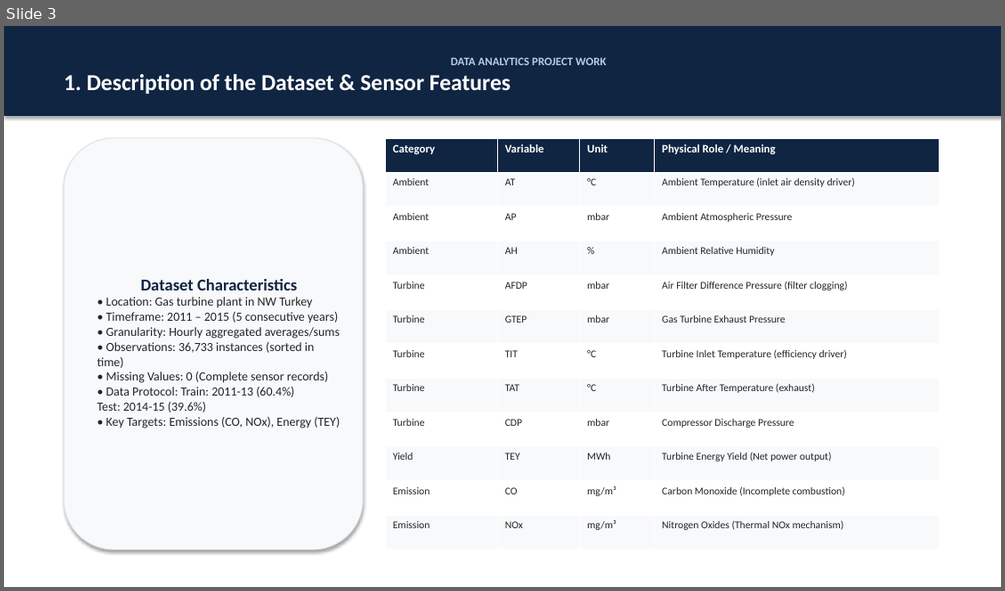
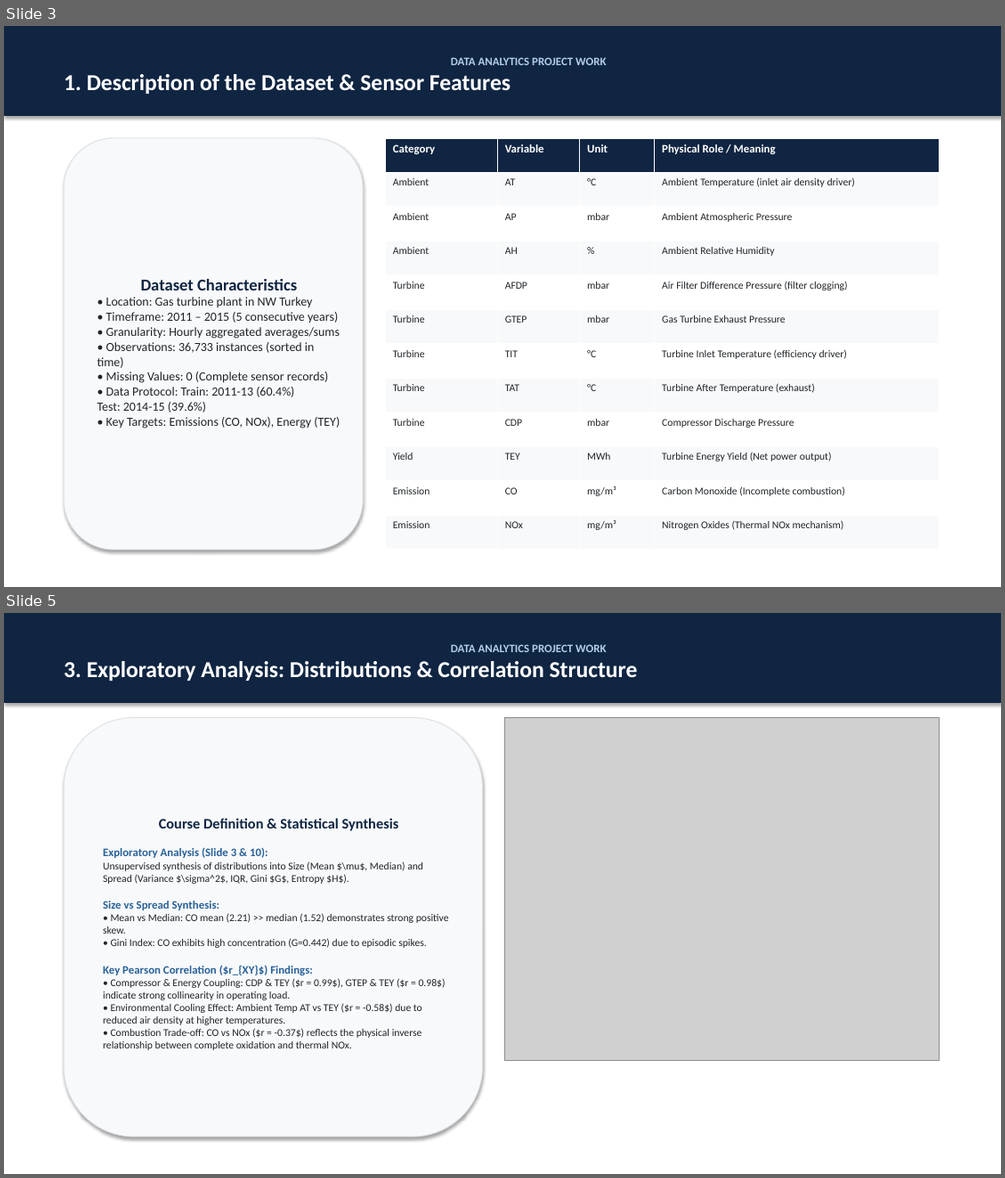
Before and after one commit to guidomariadifiore/DataAnalysisProject, a slide deck: presentation.pptx. Shown one above the other, each under a label of ours: slide 3 before the commit, slides 3 and 5 after it; the slides between them are not shown. The pictures are 1005x591 and 1005x1178 pixels, drawn with LibreOffice and Linux fonts; fonts in the diff are those of the drawing; grey boxes stand for pictures. Boxes give left, top, right and bottom in pixels: in the first picture for what was removed or moved away, otherwise in the second. Text is boxed around its words. In the diff, an @@ line names an element or a change of style, - is before the commit and + after.

```diff
--- a/presentation.pptx
+++ b/presentation.pptx
@@ slide 5 added at (4, 613, 1001, 1174), background #FFFFFF @@
@@ rectangle added at (4, 613, 1001, 703), fill #102542, outline #102542 0.75 pt, 22 pt, text #FFFFFF, bold @@
+DATA ANALYTICS PROJECT WORK
+3. Exploratory Analysis: Distributions & Correlation Structure
@@ rounded rectangle added at (64, 718, 483, 1136), fill #F8F9FA, outline #DCE1E6 0.75 pt, 10 pt, text #212529 @@
+Course Definition & Statistical Synthesis
+Exploratory Analysis (Slide 3 & 10):
+Unsupervised synthesis of distributions into Size (Mean $\mu$, Median) and Spread (Variance $\sigma^2$, IQR, Gini $G$, Entropy $H$).
+Size vs Spread Synthesis:
+• Mean vs Median: CO mean (2.21) >> median (1.52) demonstrates strong positive skew.
+• Gini Index: CO exhibits high concentration (G=0.442) due to episodic spikes.
+Key Pearson Correlation ($r_{XY}$) Findings:
+• Compressor & Energy Coupling: CDP & TEY ($r = 0.99$), GTEP & TEY ($r = 0.98$) indicate strong collinearity in operating load.
+• Environmental Cooling Effect: Ambient Temp AT vs TEY ($r = -0.58$) due to reduced air density at higher temperatures.
+• Combustion Trade-off: CO vs NOx ($r = -0.37$) reflects the physical inverse relationship between complete oxidation and thermal NOx.
@@ picture added at (505, 718, 938, 1060) @@
```
Also in this commit, not shown: 1 slide changed, 1 other slide added, 8 other files.
